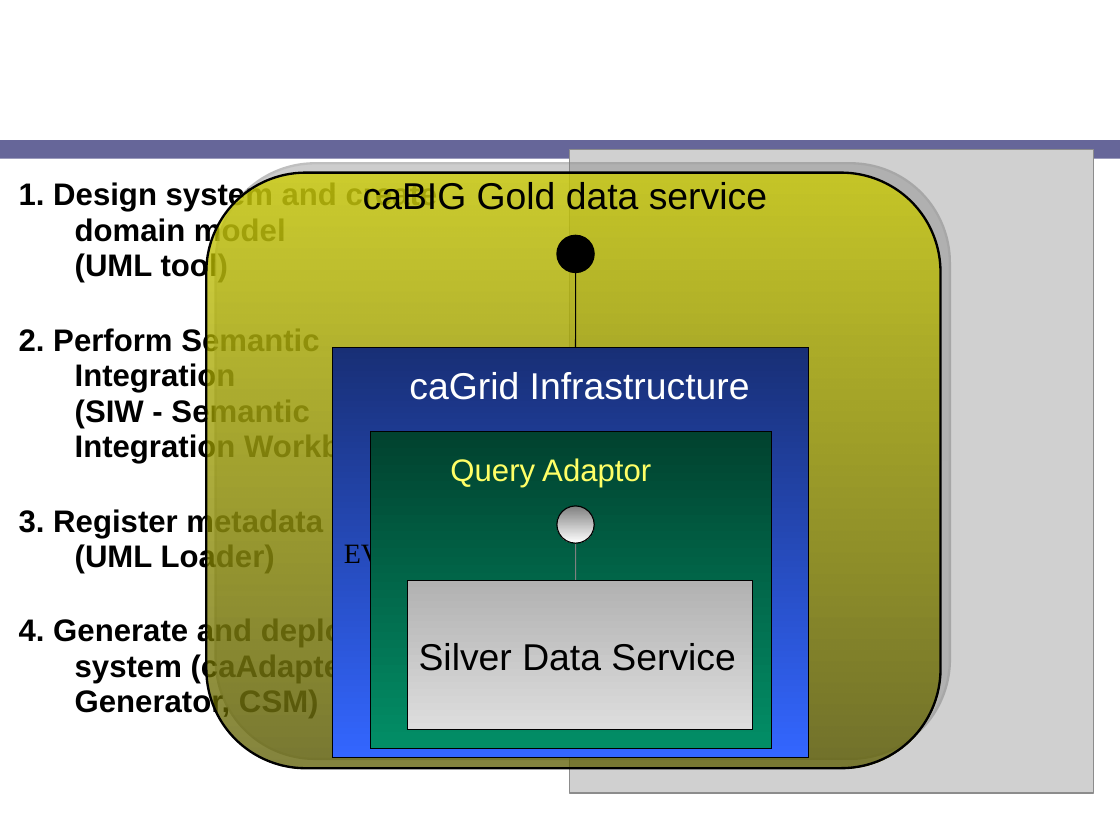
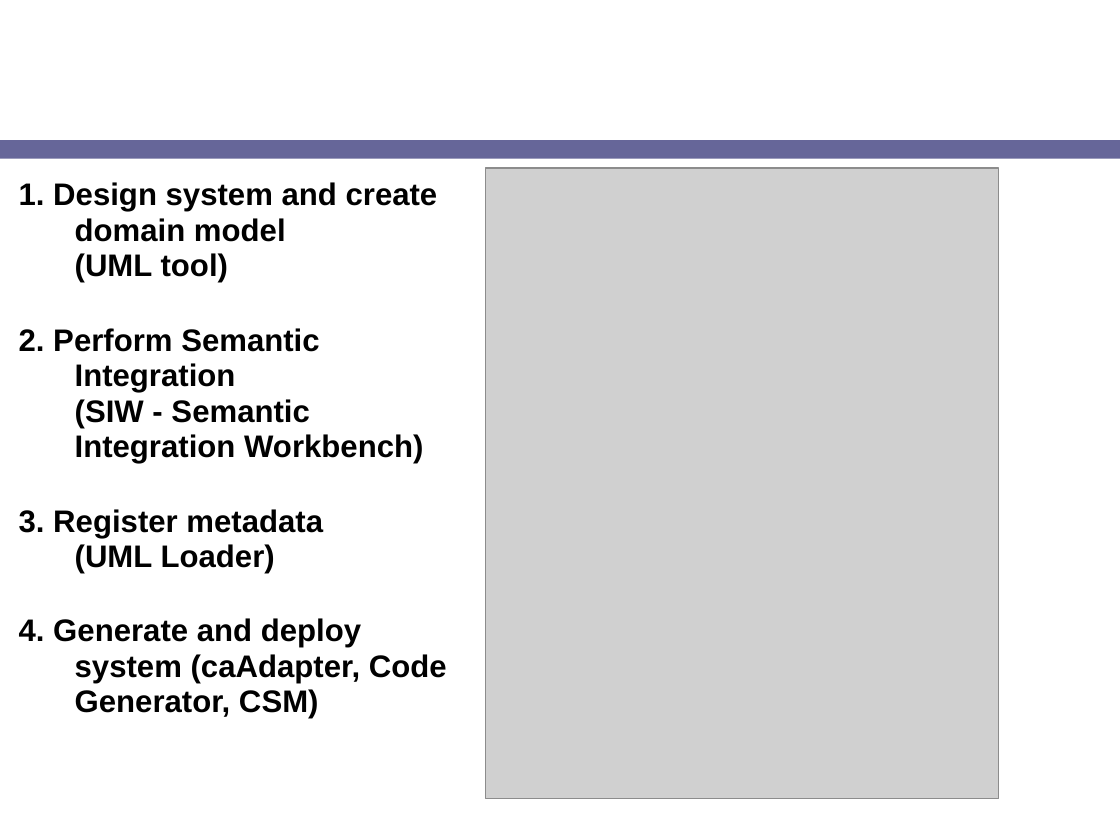
Before and after one commit to NCIP/cagrid-docs, a slide deck: slide 4 of presentations/introduce/Introduce-1.1-caGrid-BIRN-workshop.ppt (slide 3 before the commit). Drawn at 1120x840 pixels with LibreOffice and Linux fonts; fonts in the diff are those of the drawing; grey boxes stand for pictures; background and template pictures are left out. Boxes give left, top, right and bottom in pixels: in the first picture for what was removed or moved away, otherwise in the second. Text is boxed around its words. In the diff, an @@ line names an element or a change of style, - is before the commit and + after.

```diff
--- a/presentations/introduce/Introduce-1.1-caGrid-BIRN-workshop.ppt
+++ b/presentations/introduce/Introduce-1.1-caGrid-BIRN-workshop.ppt
@@ picture resized from (x1=569, y1=149, x2=1093, y2=793) to (x1=485, y1=168, x2=998, y2=799) @@
@@ group removed at (x1=206, y1=172, x2=941, y2=768): 3 rectangles, 3 texts, 2 lines, 2 ellipses, 1 rounded rectangle @@
-EVS
-caGrid Infrastructure
-caBIG Gold data service
-Query Adaptor
-Silver Data Service
```
Also in this commit, not shown: 8 other slides changed, 2 slides added.
